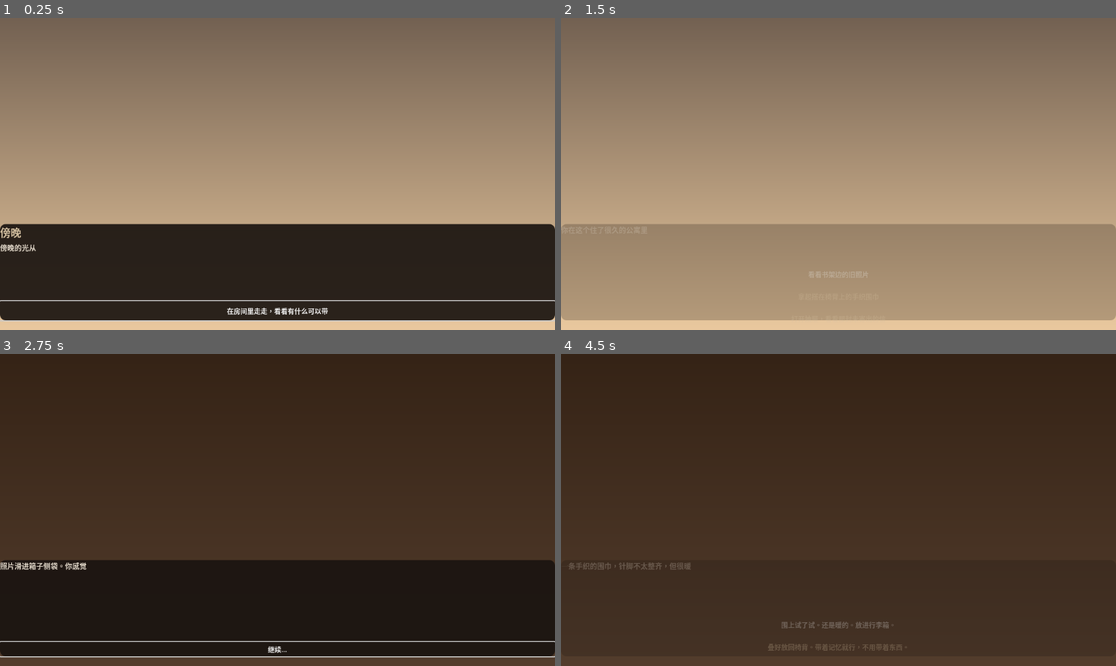
Above: before the commit, frames 1-4 (two rows, left to right).
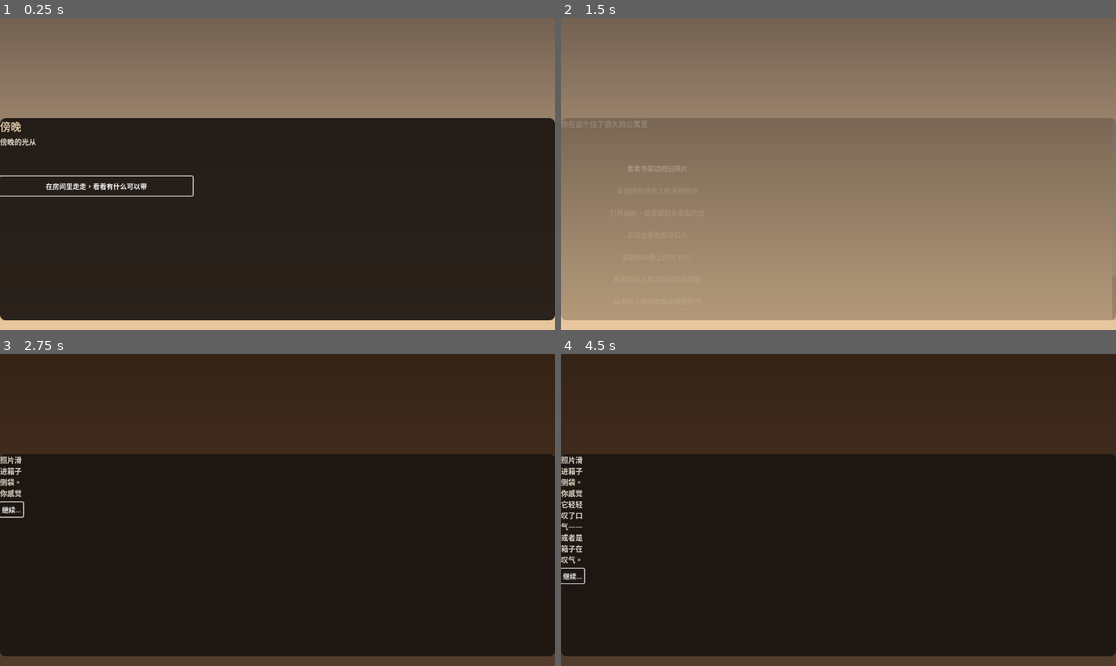
Above: after the commit, the same moments.

Repository: anya52800-code/healing-game-seaside-town
Game: Godot game, scene res://MainScene.tscn
The game is run twice, just before and just after one commit, with the same random seed, the same clock (stepped at 60 frames per second) and the same inputs.
Inputs (mouse positions are in pixels of both pictures, inside the frame that each line leads up to):
- Up to frame 1 (0.25 s): no input
- Up to frame 2 (1.5 s): click "在房间里走走，看看有什么可以带" at 0.5 s; click "看看书架边的旧照片" at 1.25 s
- Up to frame 3 (2.75 s): click "放进箱子。有些东西放不下，那就带着走。" at 2 s
- Up to frame 4 (4.5 s): click "继续..." at 2.75 s; click (838, 622) at 3.5 s, where only the run before the commit has a clickable "拿起搭在椅背上的手织围巾"; click (838, 625) at 4.25 s, where only the run before the commit has a clickable "围上试了试。还是暖的。放进行李箱。"

The runs differ from the first frame. In frame 1, 35% of the frame differs, in the area x 0-100%, y 32-98%; in frame 2, 34%; in frame 3, 35%; in frame 4, 65%, in the area x 0-100%, y 32-97%.

Commit message:
fix: add ScrollContainer to dialog panel for many-choice scenes
opening_room has 10 choices but dialog panel was only 200px tall.
Added ScrollContainer inside panel (440px tall) so content scrolls.

Co-Authored-By: Claude Opus 4.7 <noreply@anthropic.com>

Diff:
--- a/godot-healing-game/MainScene.gd
+++ b/godot-healing-game/MainScene.gd
@@ -65,23 +65,30 @@
 	# Dialog panel at the bottom
 	dialog_panel = Panel.new()
 	dialog_panel.set_anchors_and_offsets_preset(Control.PRESET_BOTTOM_WIDE)
-	dialog_panel.offset_top = -220
+	dialog_panel.offset_top = -440
 	dialog_panel.offset_bottom = -20
 	var panel_style := StyleBoxFlat.new()
 	panel_style.bg_color = Color(0.102, 0.078, 0.063, 0.92)
 	panel_style.set_corner_radius_all(12)
-	panel_style.content_margin_left = 24
-	panel_style.content_margin_right = 24
-	panel_style.content_margin_top = 16
-	panel_style.content_margin_bottom = 16
 	dialog_panel.add_theme_stylebox_override("panel", panel_style)
 	add_child(dialog_panel)
+
+	# Scroll container for overflow content
+	var scroll := ScrollContainer.new()
+	scroll.name = "ScrollContainer"
+	scroll.set_anchors_and_offsets_preset(Control.PRESET_FULL_RECT)
+	scroll.add_theme_constant_override("margin_left", 24)
+	scroll.add_theme_constant_override("margin_right", 24)
+	scroll.add_theme_constant_override("margin_top", 16)
+	scroll.add_theme_constant_override("margin_bottom", 16)
+	dialog_panel.add_child(scroll)
 
 	# Dialog content
 	var content_box := VBoxContainer.new()
 	content_box.name = "ContentBox"
-	content_box.set_anchors_and_offsets_preset(Control.PRESET_FULL_RECT)
-	dialog_panel.add_child(content_box)
+	content_box.size_flags_horizontal = Control.SIZE_FILL
+	content_box.size_flags_vertical = Control.SIZE_FILL
+	scroll.add_child(content_box)
 
 	title_label = Label.new()
 	title_label.name = "TitleLabel"
@@ -144,7 +151,7 @@
 	dialog_ctrl.set_script(_dg_script)
 	add_child(dialog_ctrl)
 	# Wire child node references for dialog controller
-	dialog_ctrl.content_box = dialog_panel.get_node("ContentBox")
+	dialog_ctrl.content_box = dialog_panel.get_node("ScrollContainer/ContentBox")
 	dialog_ctrl.title_label = title_label
 	dialog_ctrl.text_label = text_label
 	dialog_ctrl.choices_box = choices_box
